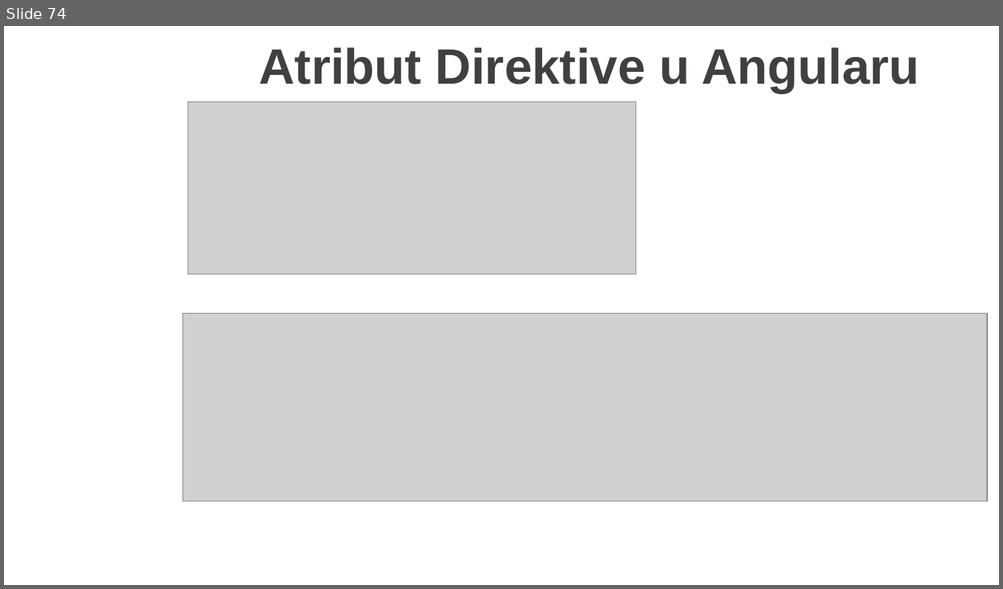
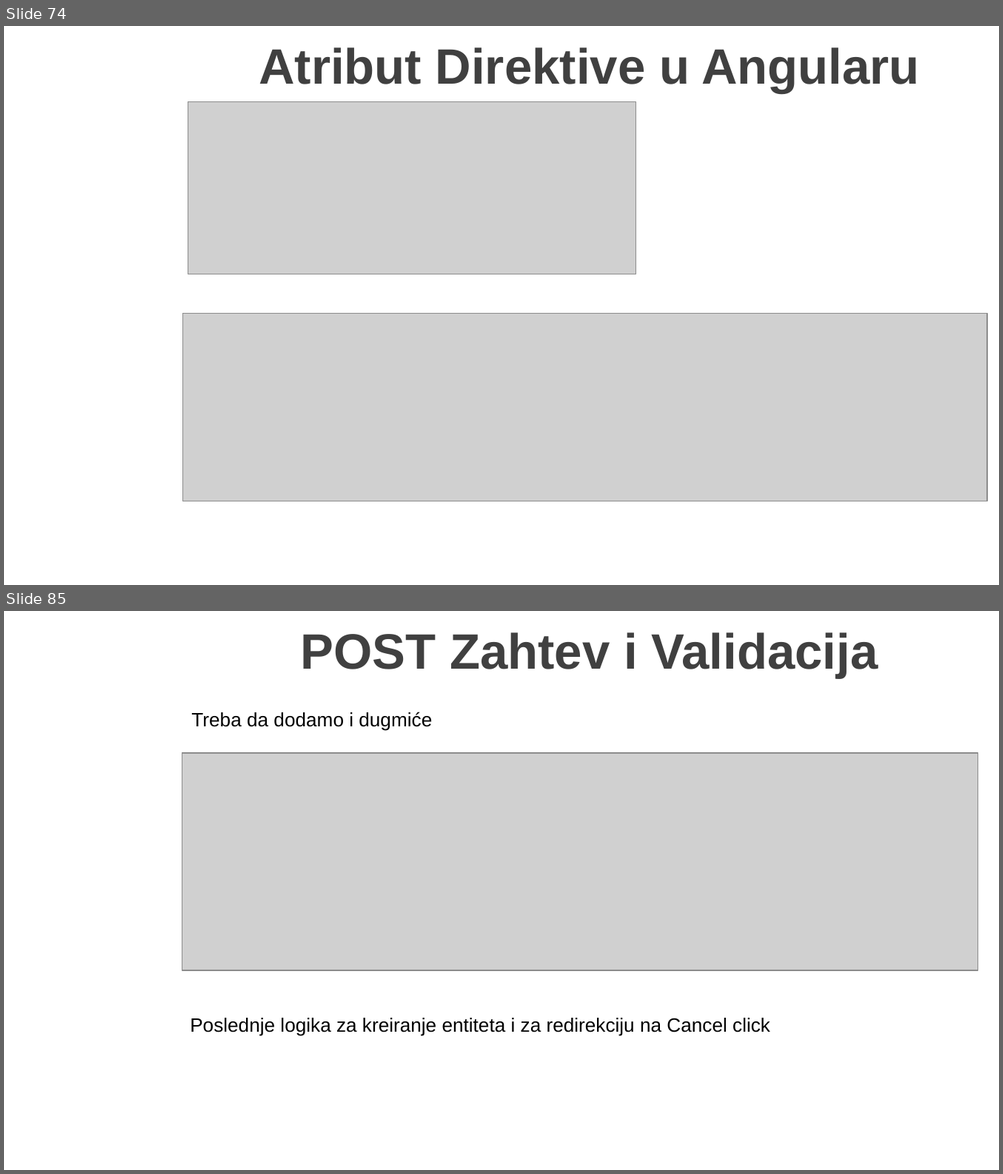
Before and after one commit to MarinkoSpasojevic/predavanje-netcore-angular, a slide deck: .NET Core i Angular Web Dev.pptx. Shown one above the other, each under a label of ours: slide 74 before the commit, slides 74 and 85 after it; the slides between them are not shown. The pictures are 1003x589 and 1003x1174 pixels, drawn with LibreOffice and Linux fonts; fonts in the diff are those of the drawing; grey boxes stand for pictures; background and template pictures are left out. Boxes give left, top, right and bottom in pixels: in the first picture for what was removed or moved away, otherwise in the second. Text is boxed around its words. In the diff, an @@ line names an element or a change of style, - is before the commit and + after.

```diff
--- a/.NET Core i Angular Web Dev.pptx
+++ b/.NET Core i Angular Web Dev.pptx
@@ slide 85 added at (4, 611, 999, 1170), background picture (left out) @@
@@ title added at (301, 632, 877, 678), 36 pt, text #404040, bold @@
+POST Zahtev i Validacija
@@ text added at (191, 712, 432, 731), 14 pt, text #000000 @@
+Treba da dodamo i dugmiće
@@ picture added at (182, 753, 978, 971) @@
@@ text added at (190, 1018, 770, 1037), 14 pt, text #000000 @@
+Poslednje logika za kreiranje entiteta i za redirekciju na Cancel click
```
Also in this commit, not shown: 13 other slides added, 11 other files.
